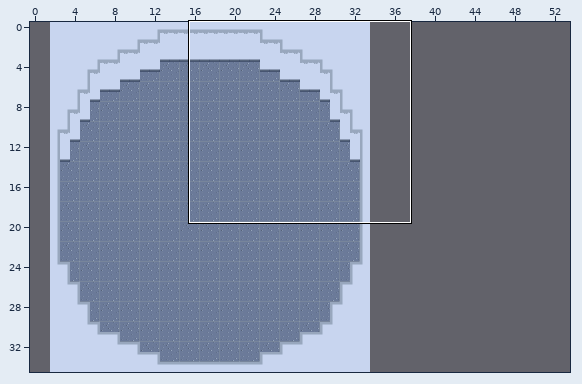
Tiled map: maps/c3Map.tmx. Above: a wide view before the commit, with the close-up outlined.
Close-up. The starting point:
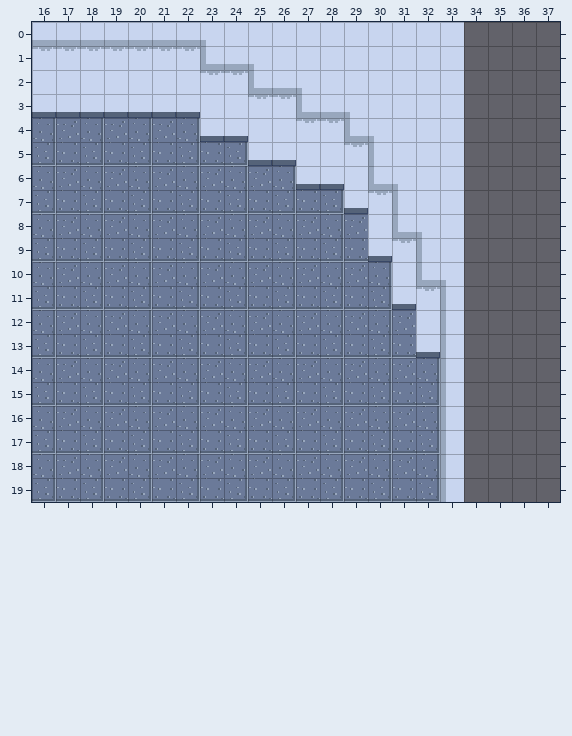
Cells are 16x16 px. Shown: x 16..37, y 0..19. The commit also changed other parts of the map, which this record leaves out. The old version is drawn lined up with the new one.
And afterwards:
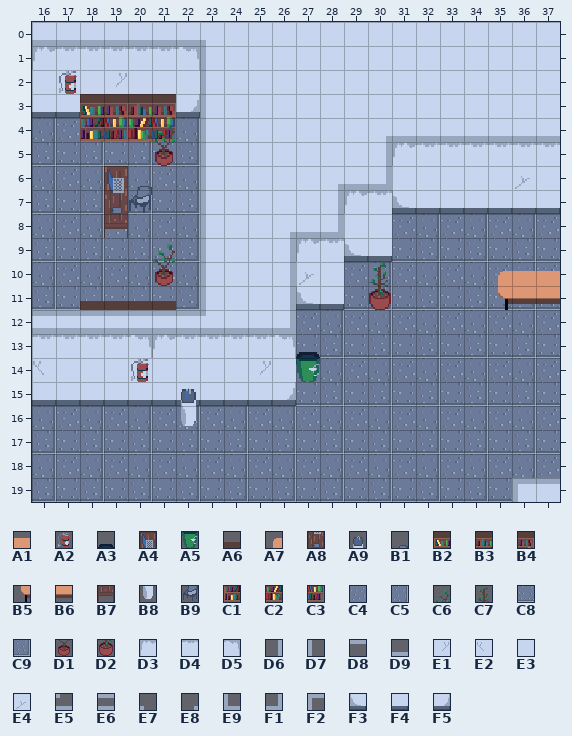
Key: from "tileset": A1 27, A2 76, A3 77, A4 107, A5 110, A6 123, A7 124, A8 139, A9 142, B1 144, B2 152, B3 153, B4 154, B5 156, B6 157, B7 171, B8 174, B9 176, C1 184, C2 185, C3 186, C4 196, C5 197, C6 200, C7 201, C8 228, C9 229, D1 232, D2 233, D3 263, D4 264, D5 265, D6 294, D7 294 flipped left-right, D8 294 flipped on the other diagonal, D9 294 turned 90, E1 295, E2 295 flipped left-right, E3 296, E4 297, E5 323 flipped on the other diagonal, E6 324 turned 90, E7 325 turned 180, E8 325 turned 90, E9 326 flipped on the diagonal, F1 326 flipped up-down, F2 326 turned 270, F3 327, F4 328, F5 329.
__ is an empty cell.
Tiles of an added or newly shown layer are drawn over the layers below it.
Difference:
{"change": "map size 32x35 -> 54x35 cells (old content now starts at 2,0; both pictures use the new coordinates)"}
{"where": "layer \"ground\""}
{"y":0,"x":34,"old":"__ __ __ __","new":"E3 E3 E3 E3"}
{"y":1,"x":34,"old":"__ __ __ __","new":"E3 E3 E3 E3"}
{"y":2,"x":34,"old":"__ __ __ __","new":"E3 E3 E3 E3"}
{"y":3,"x":34,"old":"__ __ __ __","new":"E3 E3 E3 E3"}
{"y":4,"x":34,"old":"__ __ __ __","new":"E3 E3 E3 E3"}
{"y":19,"x":36,"old":"__ __","new":"E3 E3"}
{"where": "layer \"buildings\""}
{"y":1,"x":16,"old":"D4","new":"D3"}
{"y":1,"x":22,"old":"D4 E9 D9 E7","new":"D5 D7 __ __"}
{"y":2,"x":19,"old":"E3","new":"E1"}
{"y":2,"x":23,"old":"D4 D4 E9 D9 E7","new":"D7 __ __ __ __"}
{"y":3,"x":22,"old":"F4 E3","new":"F5 D7"}
{"y":3,"x":25,"old":"D4 D4 E9 D9 E7","new":"__ __ __ __ __"}
{"y":4,"x":23,"old":"F4 F4","new":"D7 __"}
{"y":4,"x":27,"old":"D4 D4 E9 E7 __ __ __ __ __ __ __","new":"__ __ __ E8 D9 D9 D9 D9 D9 D9 D9"}
{"y":5,"x":23,"old":"C8 C9 F4 F4","new":"D7 __ __ __"}
{"y":5,"x":29,"old":"D4 D7 __ __ __ __ __ __ __","new":"__ D6 D3 D4 D4 D4 D4 D4 D4"}
{"y":6,"x":23,"old":"C4 C5 C4 C5 F4 F4 E3 E9 E7","new":"D7 __ __ __ __ E8 D9 F1 E3"}
{"y":6,"x":34,"old":"__ __ __ __","new":"E3 E3 E4 E3"}
{"y":7,"x":23,"old":"C8 C9 C8 C9 C8 C9 F4","new":"D7 __ __ __ __ D6 D3"}
{"y":7,"x":31,"old":"D7 __ __ __ __ __ __","new":"F3 F4 F4 F4 F4 F4 F4"}
{"y":8,"x":23,"old":"C4 C5 C4 C5 C4 C5 C4","new":"D7 __ __ E8 D9 F1 __"}
{"y":8,"x":31,"old":"E9 E7 __ __ __ __ __","new":"C4 C5 C4 C5 C4 C5 C4"}
{"y":9,"x":23,"old":"C8 C9 C8 C9 C8 C9 C8","new":"D7 __ __ D6 D3 D4 F3"}
{"y":9,"x":31,"old":"D4 D7 __ __ __ __ __","new":"C8 C9 C8 C9 C8 C9 C8"}
{"y":10,"x":23,"old":"C4 C5 C4 C5 C4 C5","new":"D7 __ __ D6 E4 E3"}
{"y":10,"x":31,"old":"E3 E9 E7 __ __ __ __","new":"C4 C5 C4 C5 C4 C5 C4"}
{"y":11,"x":23,"old":"C8 C9 C8 C9 C8 C9","new":"D7 __ E3 D6 F3 F4"}
{"y":11,"x":31,"old":"F4 D4 D7 __ __ __ __","new":"C8 C9 C8 C9 C8 C9 C8"}
{"y":12,"x":16,"old":"C5 C4 C5 C4 C5 C4 C5 C4 C5 C4 C5","new":"E6 E6 E6 E6 E6 E6 E6 E5 D9 D9 F1"}
{"y":12,"x":32,"old":"E3 D7 __ __ __ __","new":"C5 C4 C5 C4 C5 C4"}
{"y":13,"x":16,"old":"C9 C8 C9 C8 C9 C8 C9 C8 C9 C8 C9","new":"D4 D4 D4 D4 D5 D3 D4 D4 D4 D4 D5"}
{"y":13,"x":32,"old":"F4 D7 __ __ __ __","new":"C9 C8 C9 C8 C9 C8"}
{"y":14,"x":16,"old":"C5 C4 C5 C4 C5 C4 C5 C4 C5 C4 C5","new":"E2 E3 E3 E3 E3 E3 E3 E3 E3 E1 E3"}
{"y":14,"x":33,"old":"D7 __ __ __ __","new":"C4 C5 C4 C5 C4"}
{"y":15,"x":16,"old":"C9 C8 C9 C8 C9 C8 C9 C8 C9 C8 C9","new":"F4 F4 F4 F4 F4 F4 F4 F4 F4 F4 F5"}
{"y":15,"x":33,"old":"D7 __ __ __ __","new":"C8 C9 C8 C9 C8"}
{"y":16,"x":33,"old":"D7 __ __ __ __","new":"C4 C5 C4 C5 C4"}
{"y":17,"x":33,"old":"D7 __ __ __ __","new":"C8 C9 C8 C9 C8"}
{"y":18,"x":33,"old":"D7 __ __ __ __","new":"C4 C5 C4 C5 C4"}
{"y":19,"x":33,"old":"D7 __ __ __ __","new":"C8 C9 C8 F2 D8"}
{"where": "layer \"objects\" (added)"}
{"y":2,"x":17,"old":"__","new":"A2"}
{"y":3,"x":18,"old":"__ __ __ __","new":"B2 B4 B3 B4"}
{"y":4,"x":18,"old":"__ __ __ __","new":"C1 C3 C2 C3"}
{"y":6,"x":19,"old":"__ __","new":"A4 B1"}
{"y":7,"x":19,"old":"__ __","new":"A8 B9"}
{"y":8,"x":19,"old":"__","new":"B7"}
{"y":9,"x":21,"old":"__","new":"C6"}
{"y":10,"x":21,"old":"__","new":"D1"}
{"y":10,"x":30,"old":"__","new":"C7"}
{"y":10,"x":35,"old":"__ __ __","new":"A7 A1 A1"}
{"y":11,"x":18,"old":"__ __ __ __","new":"A6 A6 A6 A6"}
{"y":11,"x":30,"old":"__","new":"D2"}
{"y":11,"x":35,"old":"__ __ __","new":"B5 B6 B6"}
{"y":13,"x":27,"old":"__","new":"A3"}
{"y":14,"x":20,"old":"__","new":"A2"}
{"y":14,"x":27,"old":"__","new":"A5"}
{"where": "layer \"objects 2\" (added)"}
{"y":4,"x":21,"old":"__","new":"C6"}
{"y":5,"x":21,"old":"__","new":"D1"}
{"y":15,"x":22,"old":"__","new":"A9"}
{"y":16,"x":22,"old":"__","new":"B8"}
